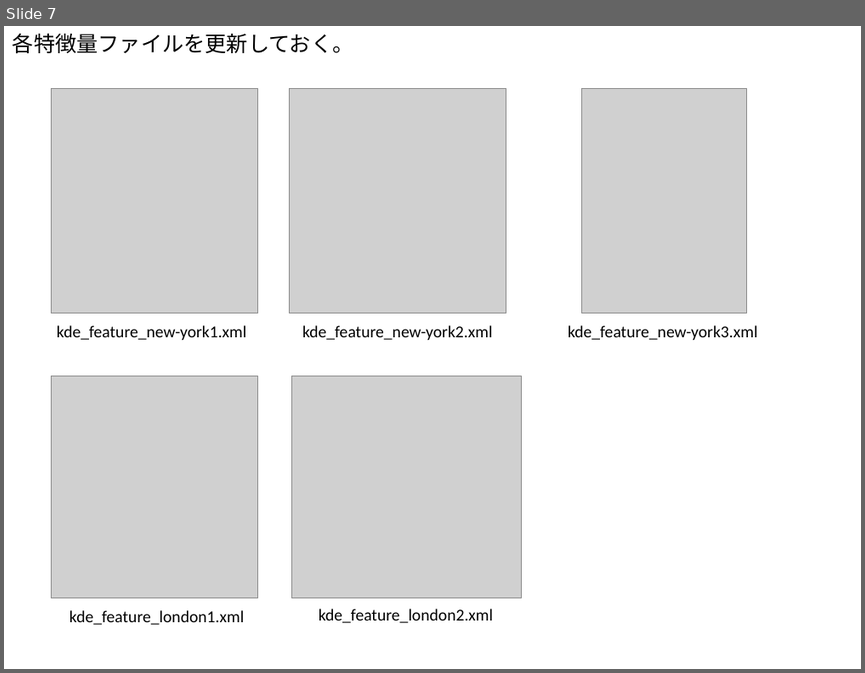
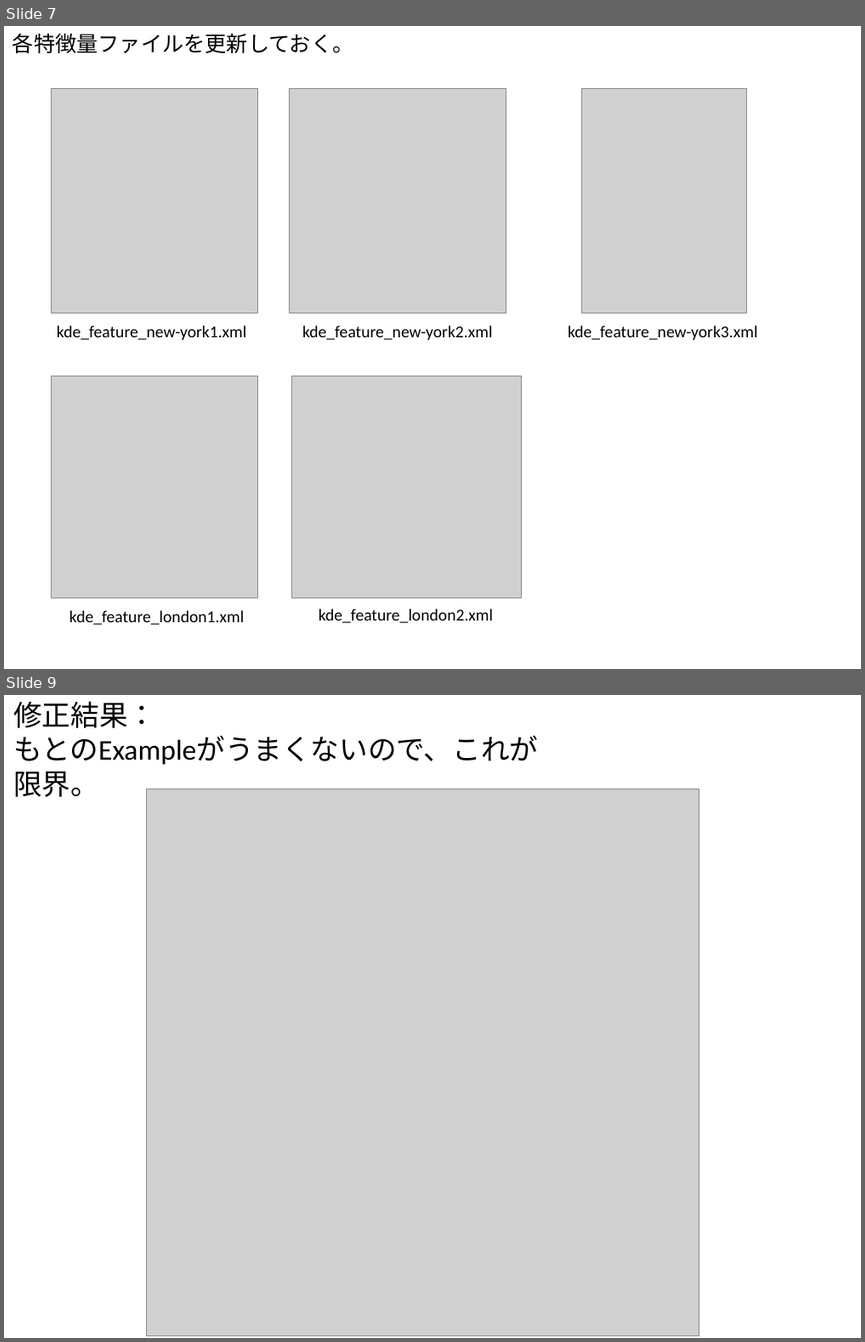
Before and after one commit to gnishida/RoadDesigner, a slide deck: doc/交差点間Space.pptx. Shown one above the other, each under a label of ours: slide 7 before the commit, slides 7 and 9 after it; the slides between them are not shown. The pictures are 865x673 and 865x1342 pixels, drawn with LibreOffice and Linux fonts; fonts in the diff are those of the drawing; grey boxes stand for pictures. Boxes give left, top, right and bottom in pixels: in the first picture for what was removed or moved away, otherwise in the second. Text is boxed around its words. In the diff, an @@ line names an element or a change of style, - is before the commit and + after.

```diff
--- a/doc/交差点間Space.pptx
+++ b/doc/交差点間Space.pptx
@@ slide 9 added at <box>4,695,861,1338</box>, background #FFFFFF @@
@@ text added at <box>13,701,538,797</box>, 24 pt, text #000000 @@
+修正結果：
+もとのExampleがうまくないので、これが限界。
@@ picture added at <box>147,789,698,1336</box> @@
```
Also in this commit, not shown: 2 other slides added, 14 other files.
